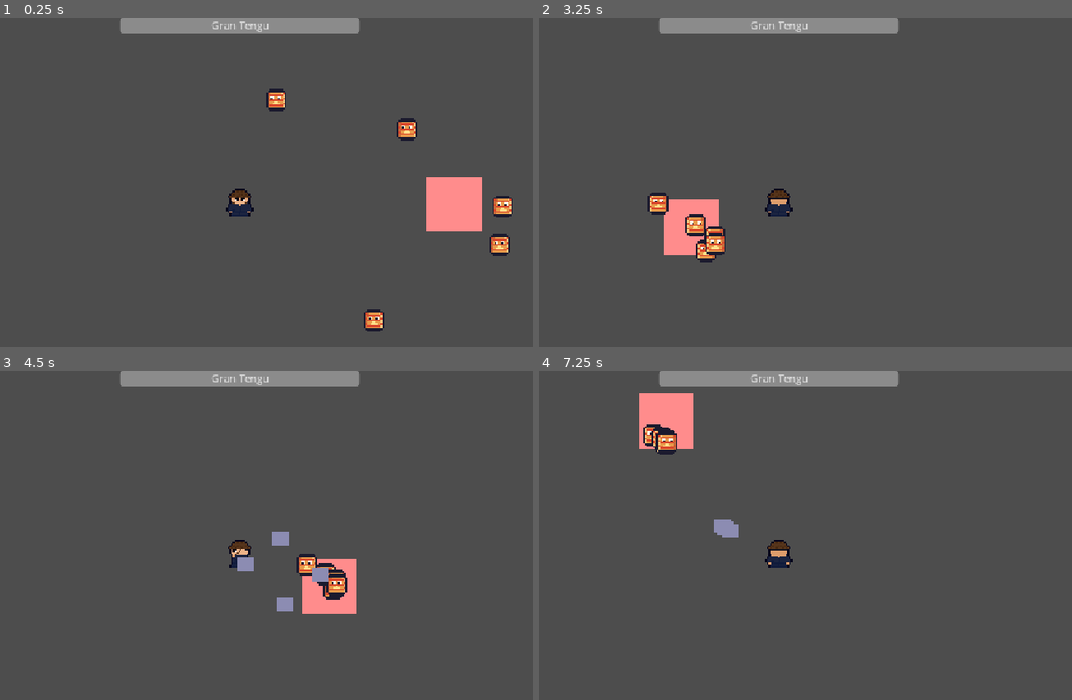
Above: before the commit, frames 1-4 (two rows, left to right).
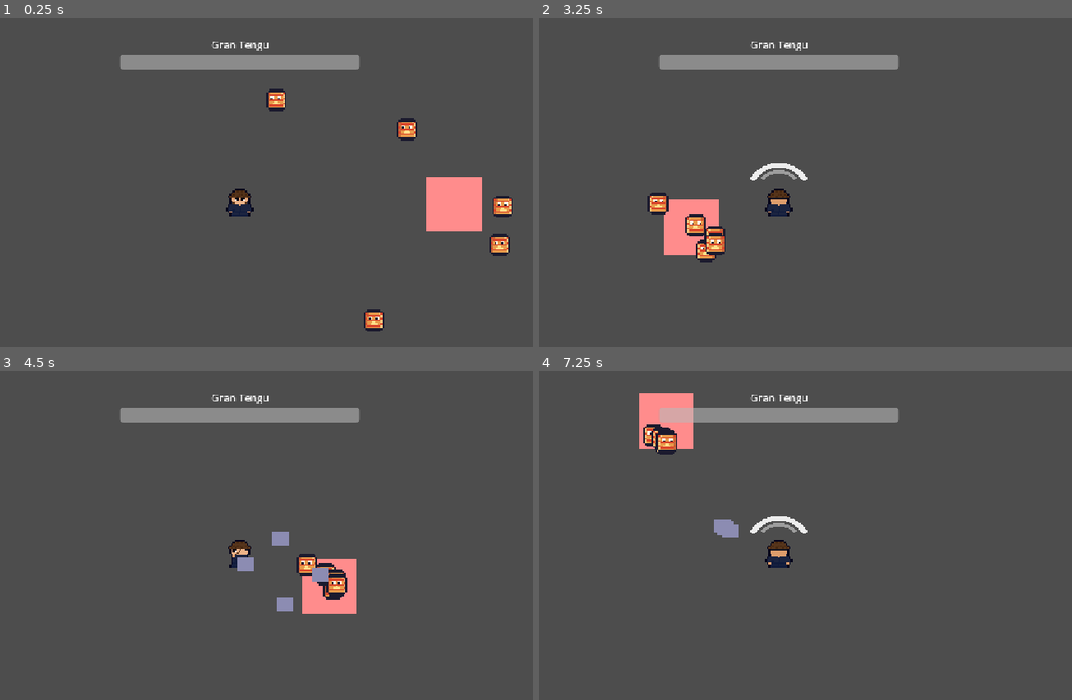
Above: after the commit, the same moments.

Repository: dotrashtrash-png/kintsugi
Game: Godot game, scene res://escenas/pruebas/villa/pruebaTengu.tscn
Same seed, same stepped clock (60 frames per second), same inputs: the game is played once before the commit and once after it. This scene is started directly instead of the project's main scene.
Inputs (mouse positions are in pixels of both pictures, inside the frame that each line leads up to):
- Up to frame 1 (0.25 s): no input
- Up to frame 2 (3.25 s): tap Enter (ui_accept) at 0.5, 0.77, 1.52, 3.02 s; move the mouse to (922, 182) at 0.52 s; hold D (derecha) 0.53-1.28 s; click (922, 182) at 0.67 s; move the mouse to (645, 221) at 1.27 s; hold S (abajo) 1.28-2.03 s; move the mouse to (842, 119) at 2.02 s; hold D (derecha) 2.03-2.78 s; move the mouse to (746, 277) at 2.77 s; hold W (arriba) from 2.78 s (still down); click (746, 277) at 2.92 s
- Up to frame 3 (4.5 s): move the mouse to (437, 611) at 3.52 s; release W (arriba) at 3.53 s; hold A (izquierda) from 3.53 s (still down); tap Enter (ui_accept) at 3.77 s; move the mouse to (42, 499) at 4.27 s
- Up to frame 4 (7.25 s): tap Enter (ui_accept) at 4.52, 6.02, 6.77 s; move the mouse to (810, 555) at 5.02 s; release A (izquierda) at 5.03 s; hold S (abajo) 5.03-5.78 s; click (810, 555) at 5.17 s; move the mouse to (682, 463) at 5.77 s; hold D (derecha) 5.78-6.53 s; move the mouse to (922, 535) at 6.52 s; hold W (arriba) from 6.53 s (still down)

The runs differ from the first frame. In frame 1, 4.2% of the frame differs, in the area x 22-68%, y 0-16%; in frame 2, 4.5%, in the area x 22-68%, y 0-50%; in frame 3, 4.2%; in frame 4, 4.5%.
Error before the commit: Parse Error: Unexpected "Indent" in class body. (res://escenas/jugador/katana.gd:13)

Commit message:
corregir nombre y barra(Tengu)

Diff:
--- a/escenas/enemigos/Tengu.tscn
+++ b/escenas/enemigos/Tengu.tscn
@@ -37,6 +37,8 @@
 offset_right = 50.5
 offset_bottom = 26.0
 grow_horizontal = 2
+offset_transform_enabled = true
+offset_transform_position = Vector2(0, 34)
 theme_override_font_sizes/font_size = 18
 text = "Gran Tengu"
 
@@ -48,4 +50,6 @@
 offset_right = 210.0
 offset_bottom = 27.0
 grow_horizontal = 2
+offset_transform_enabled = true
+offset_transform_position = Vector2(0, 64)
 show_percentage = false
--- a/escenas/jugador/katana.gd
+++ b/escenas/jugador/katana.gd
@@ -10,7 +10,7 @@
 
 @onready var timer: Timer = $Timer
 
-		func _ready() -> void:
+func _ready() -> void:
 	heroe = get_tree().get_first_node_in_group("jugador")
 	timer.timeout.connect(_atacar)
 
